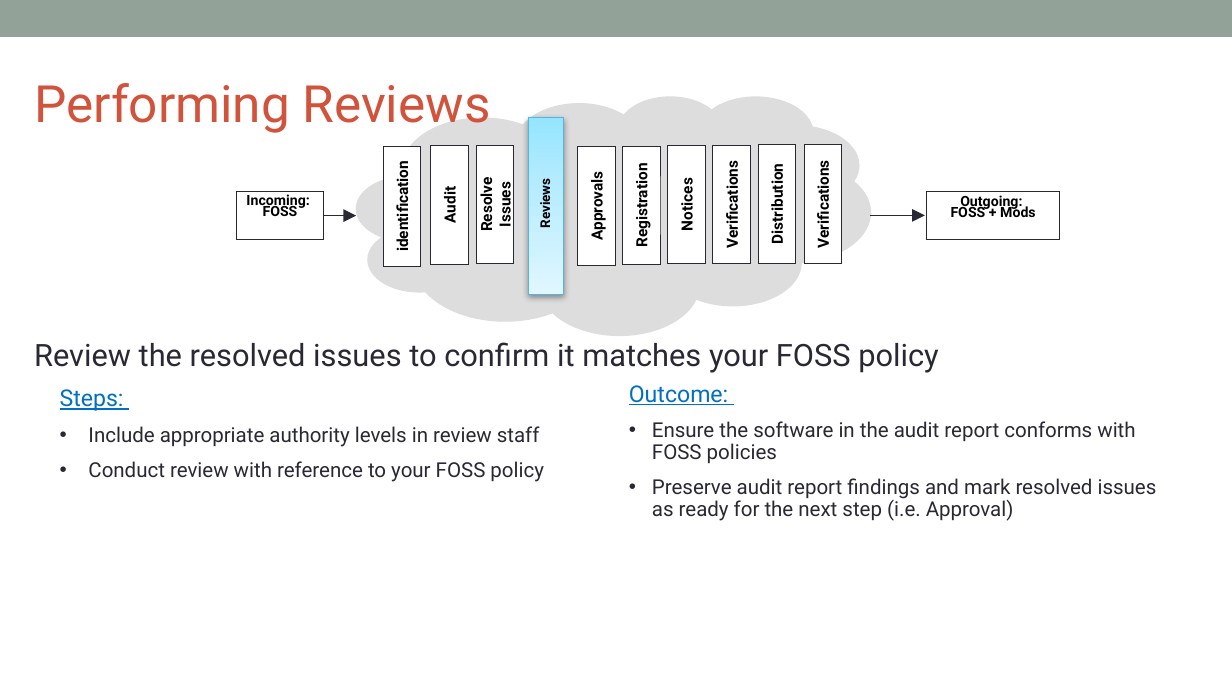
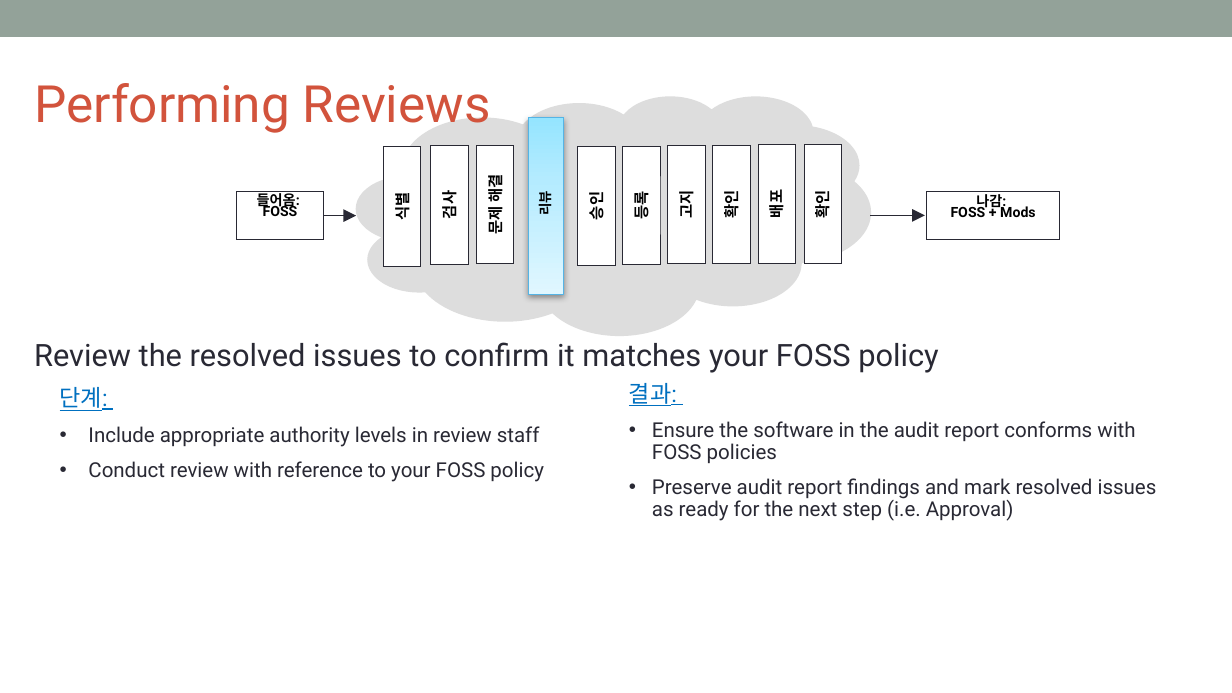
Before and after one commit to OpenChain-KWG/Curriculum-Translation-KR, a slide deck: slide 60 of target/slides/openchain-curriculum-for-1-1.pptx. Drawn at 1232x693 pixels with LibreOffice and Linux fonts; fonts in the diff are those of the drawing; background and template pictures are left out. Boxes give left, top, right and bottom in pixels: in the first picture for what was removed or moved away, otherwise in the second. Text is boxed around its words. In the diff, an @@ line names an element or a change of style, - is before the commit and + after.

```diff
--- a/target/slides/openchain-curriculum-for-1-1.pptx
+++ b/target/slides/openchain-curriculum-for-1-1.pptx
@@ text in rectangle at [483,176,505,234]: text changed @@
-Resolve Issues
+문제 해결
@@ text in rectangle at [257,191,300,209]: text changed @@
-Incoming:
+들어옴:
@@ text in rectangle at [390,194,412,220]: text changed @@
-identification
+식별
@@ text in rectangle at [438,193,460,218]: text changed @@
-Audit
+검사
@@ text at [535,193,554,214]: text changed @@
-Reviews
+리뷰
@@ text in rectangle at [585,194,607,220]: text changed @@
-Approvals
+승인
@@ text in rectangle at [630,193,652,219]: text changed @@
-Registration
+등록
@@ text in rectangle at [675,192,697,218]: text changed @@
-Notices
+고지
@@ text in rectangle at [720,192,742,218]: text changed @@
-Verifications
+확인
@@ text in rectangle at [765,192,787,217]: text changed @@
-Distribution
+배포
@@ text in rectangle at [811,192,833,218]: text changed @@
-Verifications
+확인
@@ text in rectangle at [976,194,1006,210]: text changed @@
-Outgoing:
+나감:
@@ text at [60,387,108,411]: text changed @@
-Steps:
+단계:
@@ text at [629,383,677,406]: text changed @@
-Outcome:
+결과:
```
Also in this commit, not shown: 11 other slides changed, 6 slides added, 6 slides removed, 7 other files.
